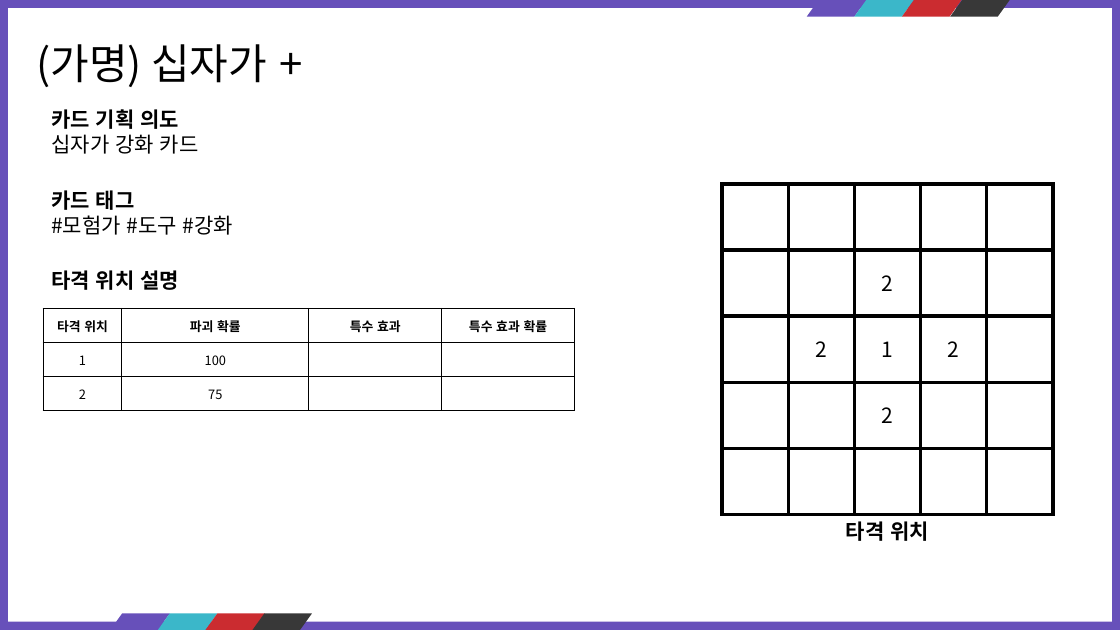
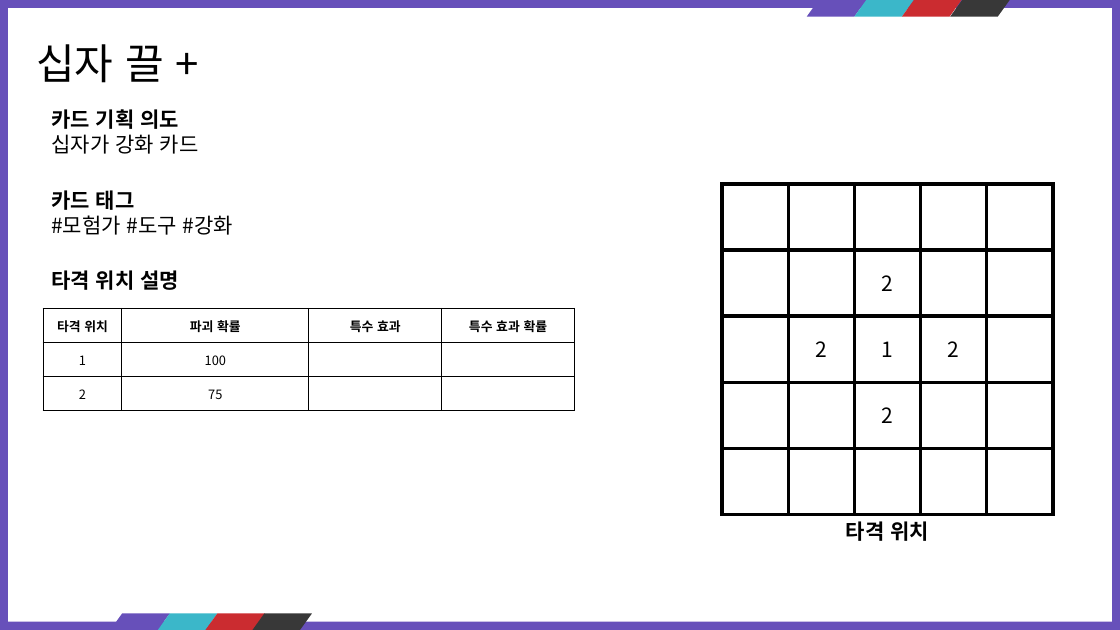
Before and after one commit to kauthor/FluffyDisdog, a slide deck: slide 14 of Plan/기획서/카드 정리.pptx. Drawn at 1120x630 pixels with LibreOffice and Linux fonts; fonts in the diff are those of the drawing. Boxes give left, top, right and bottom in pixels: in the first picture for what was removed or moved away, otherwise in the second. Text is boxed around its words. In the diff, an @@ line names an element or a change of style, - is before the commit and + after.

```diff
--- a/Plan/기획서/카드 정리.pptx
+++ b/Plan/기획서/카드 정리.pptx
@@ text at bbox=[36, 44, 164, 83]: text changed @@
-(가명) 십자가 +
+십자 끌 +
```
Also in this commit, not shown: 12 other slides changed, 1 other file.
